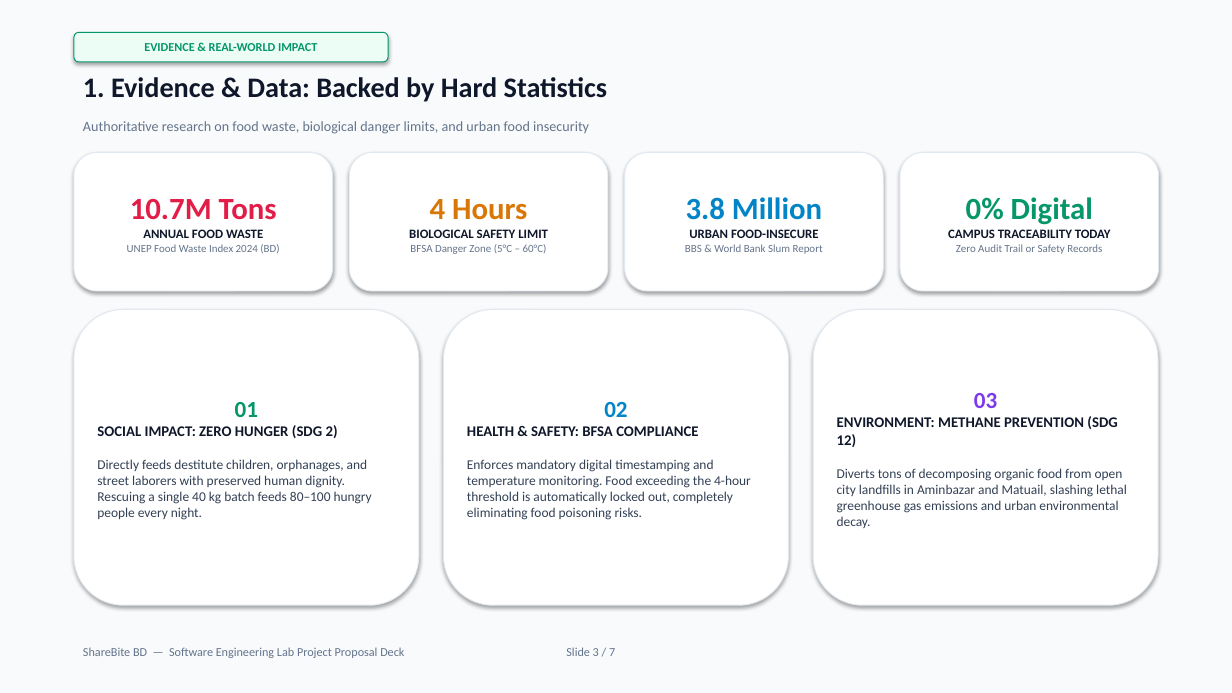
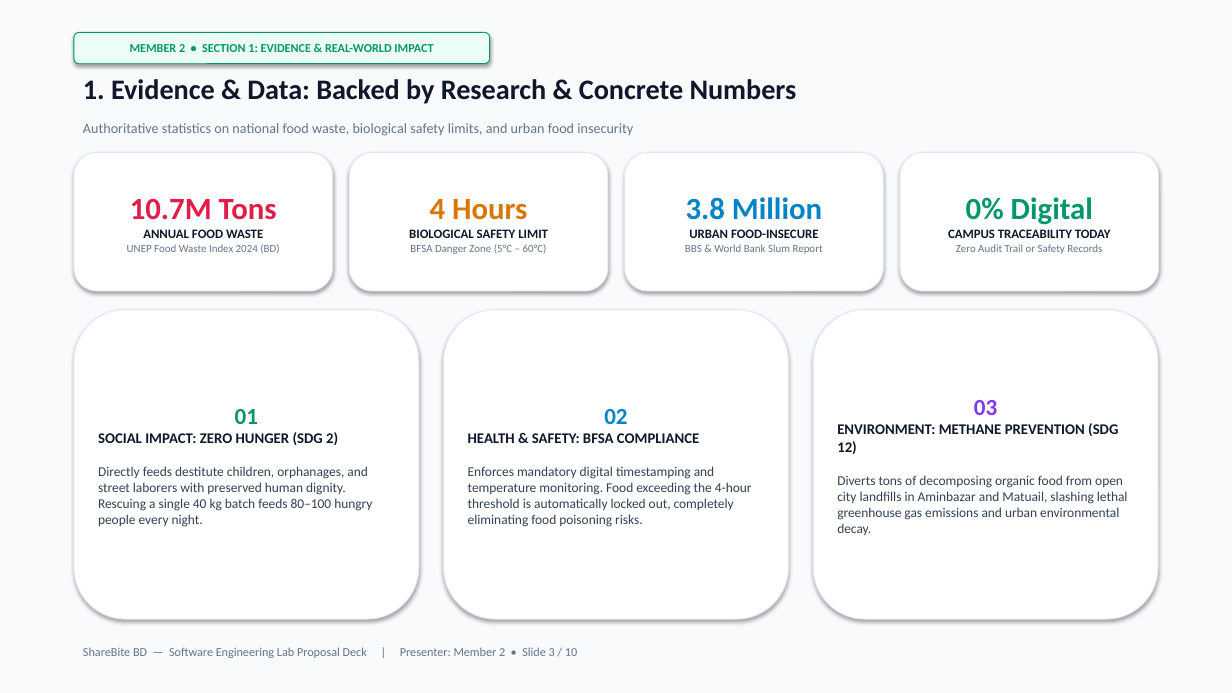
Before and after one commit to mahamudul-hasan7/shearbitebd, a slide deck: slide 3 of ShareBite_BD_SE_Lab_Presentation.pptx. Drawn at 1232x693 pixels with LibreOffice and Linux fonts; fonts in the diff are those of the drawing. Boxes give left, top, right and bottom in pixels: in the first picture for what was removed or moved away, otherwise in the second. Text is boxed around its words. In the diff, an @@ line names an element or a change of style, - is before the commit and + after.

```diff
--- a/ShareBite_BD_SE_Lab_Presentation.pptx
+++ b/ShareBite_BD_SE_Lab_Presentation.pptx
@@ rounded rectangle "MEMBER 2 • SECTION 1: ...": place and size @@
-rounded rectangle "MEMBER 2 • SECTION 1: ..." at (74,32,388,62)
+rounded rectangle "MEMBER 2 • SECTION 1: ..." at (74,32,490,64)
@@ text in rounded rectangle at (130,44,433,52): text changed @@
-EVIDENCE & REAL-WORLD IMPACT
+MEMBER 2 • SECTION 1: EVIDENCE & REAL-WORLD IMPACT
@@ text at (83,79,797,104): text changed @@
-1. Evidence & Data: Backed by Hard Statistics
+1. Evidence & Data: Backed by Research & Concrete Numbers
@@ text at (83,123,633,136): text changed @@
-Authoritative research on food waste, biological danger limits, and urban food insecurity
+Authoritative statistics on national food waste, biological safety limits, and urban food insecurity
@@ rounded rectangle "01": place and size @@
-rounded rectangle "01" at (74,310,419,605)
+rounded rectangle "01" at (74,310,419,619)
@@ rounded rectangle "02": place and size @@
-rounded rectangle "02" at (444,310,788,605)
+rounded rectangle "02" at (444,310,788,619)
@@ rounded rectangle "03": place and size @@
-rounded rectangle "03" at (813,310,1158,605)
+rounded rectangle "03" at (813,310,1158,619)
@@ text at (83,647,577,658): text changed @@
-ShareBite BD — Software Engineering Lab Project Proposal Deck Slide 3 / 7
+ShareBite BD — Software Engineering Lab Proposal Deck | Presenter: Member 2 • Slide 3 / 10
```
Also in this commit, not shown: 4 other slides changed, 5 slides added, 2 slides removed, 4 other files.
